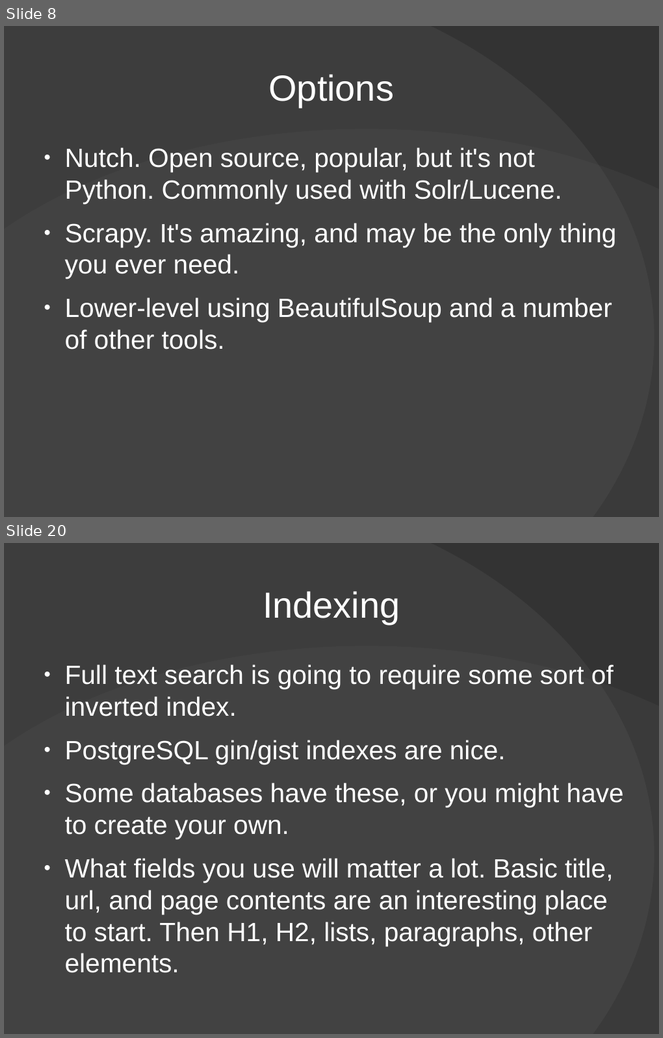
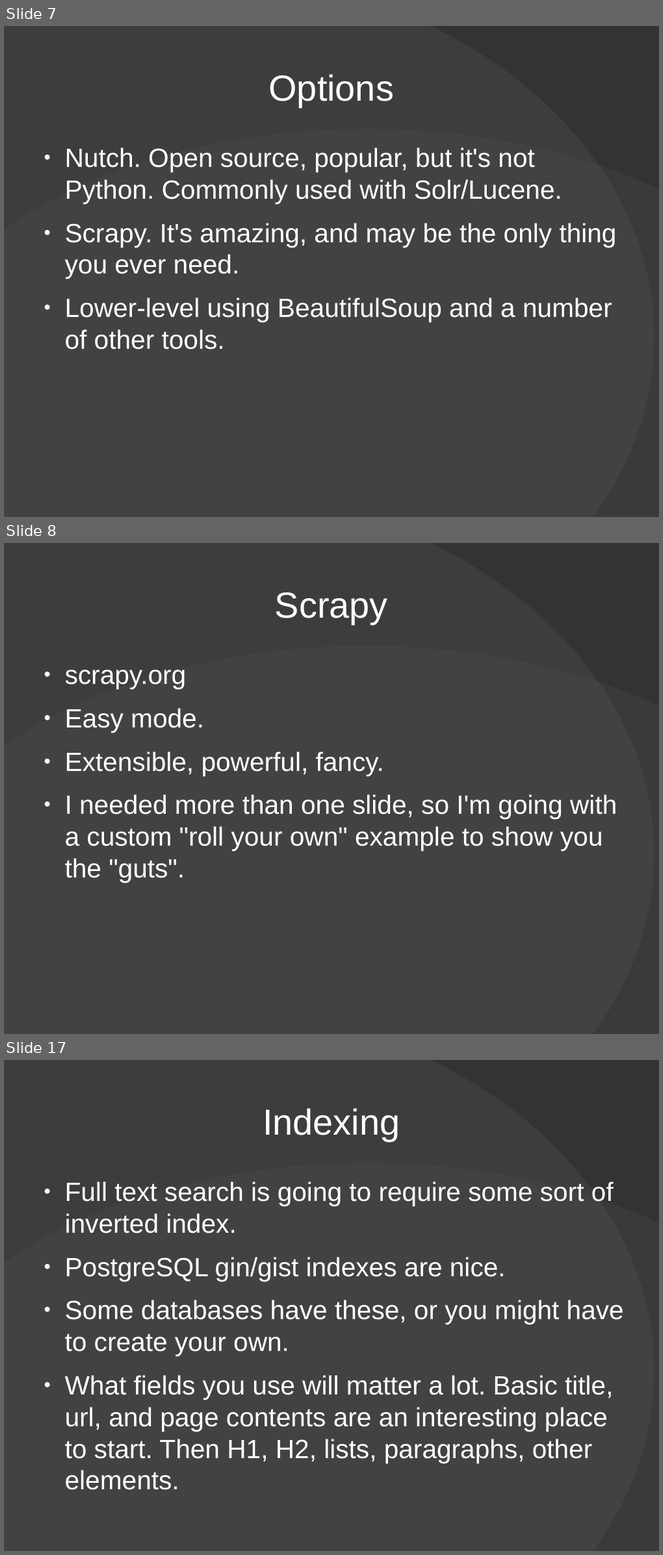
Before and after one commit to Xangis/python-webcrawling, a slide deck: PythonWebCrawlingPresentation.odp. Shown one above the other, each under a label of ours: slides 8 and 20 before the commit, slides 7, 8 and 17 after it; the slides between them are not shown. The pictures are 663x1038 and 663x1555 pixels, drawn with LibreOffice and Linux fonts; fonts in the diff are those of the drawing; background and template pictures are left out. Boxes give left, top, right and bottom in pixels: in the first picture for what was removed or moved away, otherwise in the second. Text is boxed around its words. In the diff, an @@ line names an element or a change of style, - is before the commit and + after.

```diff
--- a/PythonWebCrawlingPresentation.odp
+++ b/PythonWebCrawlingPresentation.odp
@@ slide 8 added at bbox=[4, 543, 659, 1034], background #333333; not listed: 2 template elements that a slide beside it also shows @@
@@ title added at bbox=[275, 592, 388, 624], 44 pt, text #FFFFFF @@
+Scrapy
@@ text added at bbox=[65, 670, 617, 883], 32 pt, text #FFFFFF @@
+● scrapy.org
+● Easy mode.
+● Extensible, powerful, fancy.
+● I needed more than one slide, so I'm going with a custom "roll your own" example to show you the "guts".
@@ what was slide 8 is now slide 7 @@
@@ what was slide 20 is now slide 17 @@
```
Also in this commit, not shown: 17 slides changed, 4 slides removed, 1 other file.
